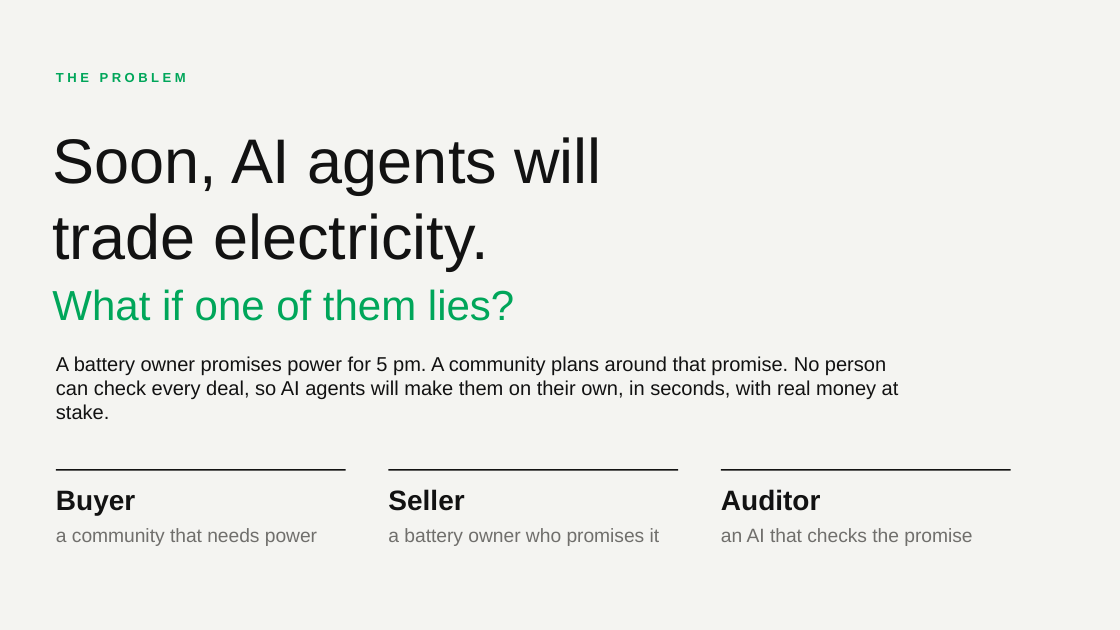
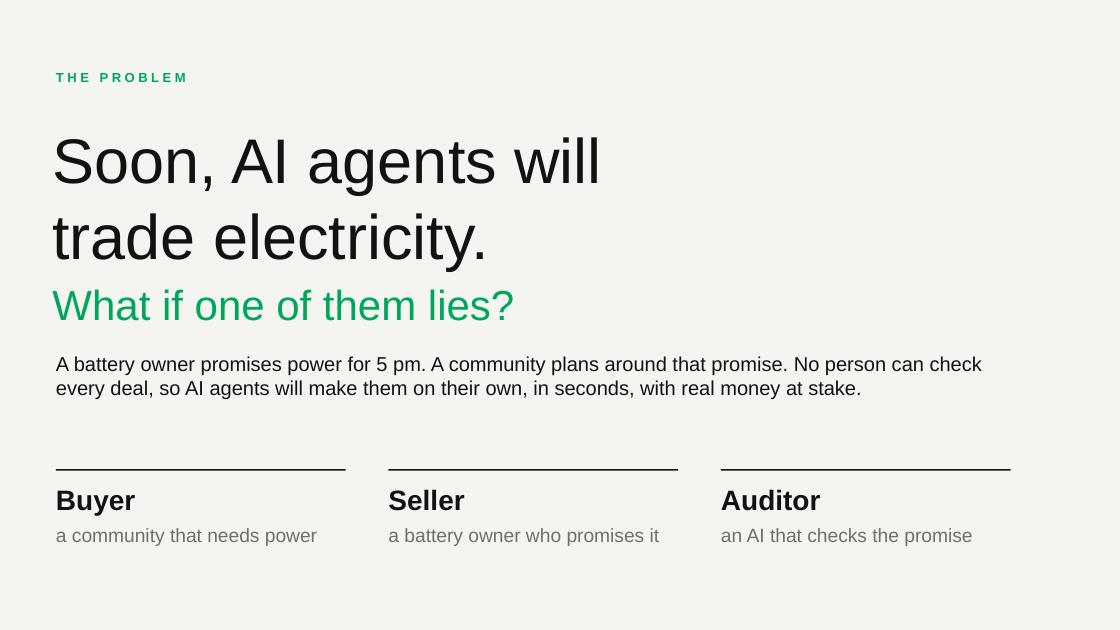
Before and after one commit to nh13120/gridpact, a slide deck: slide 1 of slide/final/GridPact_final_slides_editable.pptx. Drawn at 1120x630 pixels with LibreOffice and Linux fonts; fonts in the diff are those of the drawing. Boxes give left, top, right and bottom in pixels: in the first picture for what was removed or moved away, otherwise in the second. Text is boxed around its words. In the diff, an @@ line names an element or a change of style, - is before the commit and + after.

Commit message:
Slide 1 body text box widened so no single word wraps alone

```diff
--- a/slide/final/GridPact_final_slides_editable.pptx
+++ b/slide/final/GridPact_final_slides_editable.pptx
@@ text "A battery owner promises power ..." rewrapped from box(56, 356, 899, 419) to box(56, 356, 982, 399) @@
```
Also in this commit, not shown: 1 other file.
